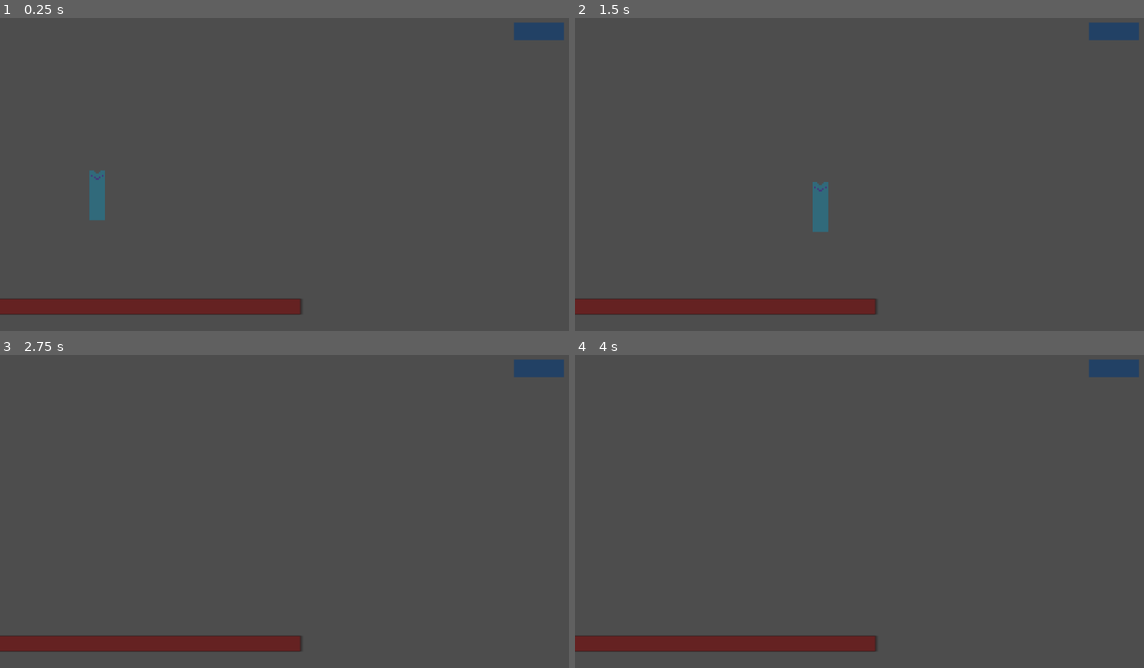
Above: before the commit, frames 1-4 (two rows, left to right).
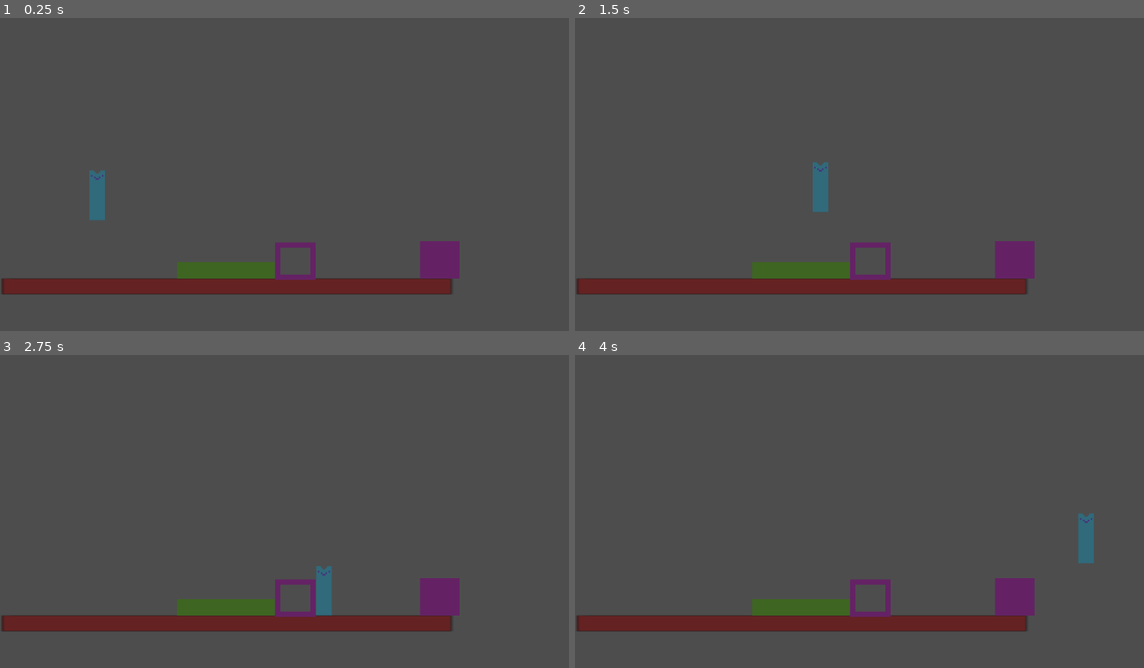
Above: after the commit, the same moments.

Repository: ldahleen54/gameoff-gamejam-2023
Game: Godot game, scene res://Scenes/scene1.tscn
The game is run twice, just before and just after one commit, with the same random seed, the same clock (stepped at 60 frames per second) and the same inputs.
Inputs:
- Up to frame 1 (0.25 s): no input
- Up to frame 2 (1.5 s): hold Right (ui_right) from 0.53 s (still down); tap Up (ui_up) at 0.77 s
- Up to frame 3 (2.75 s): tap Up (ui_up) at 1.52 s; release Right (ui_right) at 2.03 s; hold Left (ui_left) from 2.03 s (still down)
- Up to frame 4 (4 s): tap Enter at 2.75 s; release Left (ui_left) at 2.78 s; hold Right (ui_right) from 2.78 s (still down); tap Up (ui_up) at 3.02, 3.77 s

The runs differ from the first frame. In frame 1, 9.2% of the frame differs, in the area x 0-100%, y 1-95%; in frame 2, 9.6%; in frame 3, 9.6%; in frame 4, 9.7%.

Commit message:
Added objects to jump over

Diff:
--- a/Scenes/scene1.tscn
+++ b/Scenes/scene1.tscn
@@ -1,15 +1,26 @@
-[gd_scene load_steps=7 format=3 uid="uid://ch677vm6qnrig"]
+[gd_scene load_steps=12 format=3 uid="uid://ch677vm6qnrig"]
 
 [ext_resource type="Script" path="res://Scripts/PlayerMovement.gd" id="1_qsk40"]
 [ext_resource type="Texture2D" uid="uid://bwqxenrhvs4wp" path="res://Assets/PlaceholderArt/Character_placeholder.png" id="2_p8eef"]
-[ext_resource type="Texture2D" uid="uid://bxejb7xcevy8s" path="res://Assets/PlaceholderArt/SmallPlatform_placeholder.png" id="3_b8dmf"]
 [ext_resource type="Texture2D" uid="uid://bh1b78b33mg0d" path="res://Assets/PlaceholderArt/LargePlatform_placeholder.png" id="4_65gg8"]
+[ext_resource type="Texture2D" uid="uid://sw0lefe04pcx" path="res://Assets/PlaceholderArt/ClosedBox_placeholder.png" id="5_j8gv0"]
+[ext_resource type="Texture2D" uid="uid://jpyf10x3meau" path="res://Assets/PlaceholderArt/OpenBox_placeholder.png" id="5_l470s"]
+[ext_resource type="Texture2D" uid="uid://df5hhxdwlrgq0" path="res://Assets/PlaceholderArt/MediumPlatform_placeholder.png" id="6_6avwi"]
 
 [sub_resource type="RectangleShape2D" id="RectangleShape2D_tw4kc"]
 size = Vector2(30, 96)
 
 [sub_resource type="RectangleShape2D" id="RectangleShape2D_krlvk"]
-size = Vector2(216, 29)
+size = Vector2(216, 27.5)
+
+[sub_resource type="RectangleShape2D" id="RectangleShape2D_vmais"]
+size = Vector2(193.75, 29)
+
+[sub_resource type="RectangleShape2D" id="RectangleShape2D_y0k5y"]
+size = Vector2(77, 72)
+
+[sub_resource type="RectangleShape2D" id="RectangleShape2D_xawxf"]
+size = Vector2(73, 68)
 
 [node name="Node2D" type="Node2D"]
 
@@ -24,18 +35,48 @@
 position = Vector2(187, 366)
 shape = SubResource("RectangleShape2D_tw4kc")
 
-[node name="SmallPlatformPlaceholder" type="Sprite2D" parent="."]
-position = Vector2(1044, 71)
-texture = ExtResource("3_b8dmf")
+[node name="Floor" type="StaticBody2D" parent="."]
+position = Vector2(439, 561)
+scale = Vector2(2, 1)
+metadata/_edit_group_ = true
 
-[node name="StaticBody2D" type="StaticBody2D" parent="."]
-position = Vector2(150, 600)
-scale = Vector2(2, 1)
-
-[node name="CollisionShape2D" type="CollisionShape2D" parent="StaticBody2D"]
+[node name="CollisionShape2D" type="CollisionShape2D" parent="Floor"]
 scale = Vector2(2, 1)
 shape = SubResource("RectangleShape2D_krlvk")
 
-[node name="LargePlatformPlaceholder" type="Sprite2D" parent="StaticBody2D"]
+[node name="LargePlatformPlaceholder" type="Sprite2D" parent="Floor"]
 scale = Vector2(2, 1)
 texture = ExtResource("4_65gg8")
+
+[node name="StaticBody2D2" type="StaticBody2D" parent="."]
+position = Vector2(440, 533)
+metadata/_edit_group_ = true
+
+[node name="CollisionShape2D" type="CollisionShape2D" parent="StaticBody2D2"]
+position = Vector2(-4.875, -2.5)
+shape = SubResource("RectangleShape2D_vmais")
+
+[node name="Sprite2D" type="Sprite2D" parent="StaticBody2D2"]
+position = Vector2(-3.75, -3)
+scale = Vector2(1.1455, 1)
+texture = ExtResource("6_6avwi")
+
+[node name="StaticBody2D" type="StaticBody2D" parent="."]
+position = Vector2(569, 517)
+
+[node name="OpenBoxPlaceholder" type="Sprite2D" parent="StaticBody2D"]
+texture = ExtResource("5_l470s")
+
+[node name="CollisionShape2D" type="CollisionShape2D" parent="StaticBody2D"]
+position = Vector2(0.5, -5)
+shape = SubResource("RectangleShape2D_y0k5y")
+
+[node name="StaticBody2D3" type="StaticBody2D" parent="."]
+position = Vector2(847, 516)
+
+[node name="CollisionShape2D" type="CollisionShape2D" parent="StaticBody2D3"]
+position = Vector2(-1.5, -6)
+shape = SubResource("RectangleShape2D_xawxf")
+
+[node name="ClosedBoxPlaceholder" type="Sprite2D" parent="StaticBody2D3"]
+texture = ExtResource("5_j8gv0")
